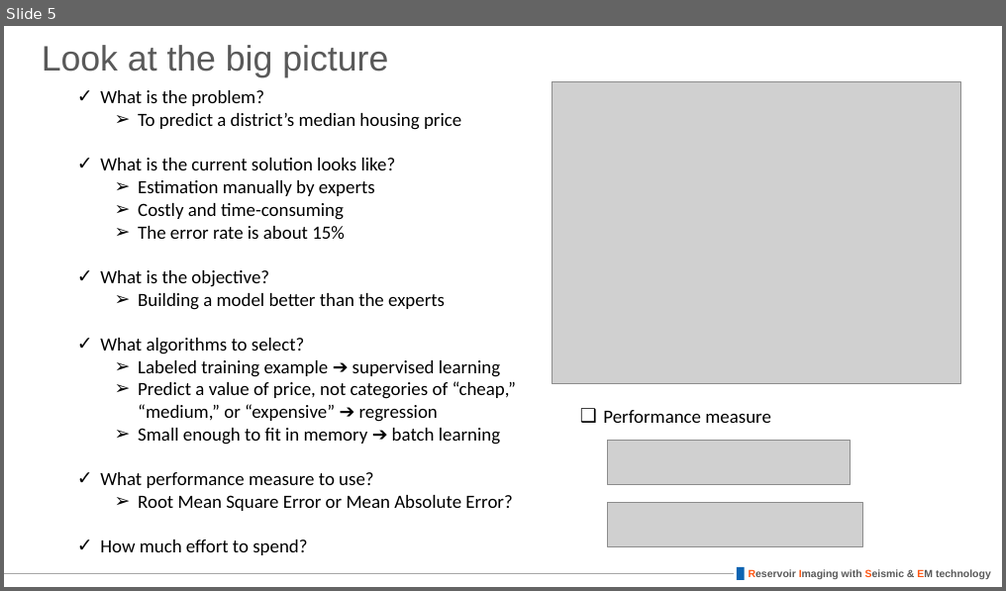
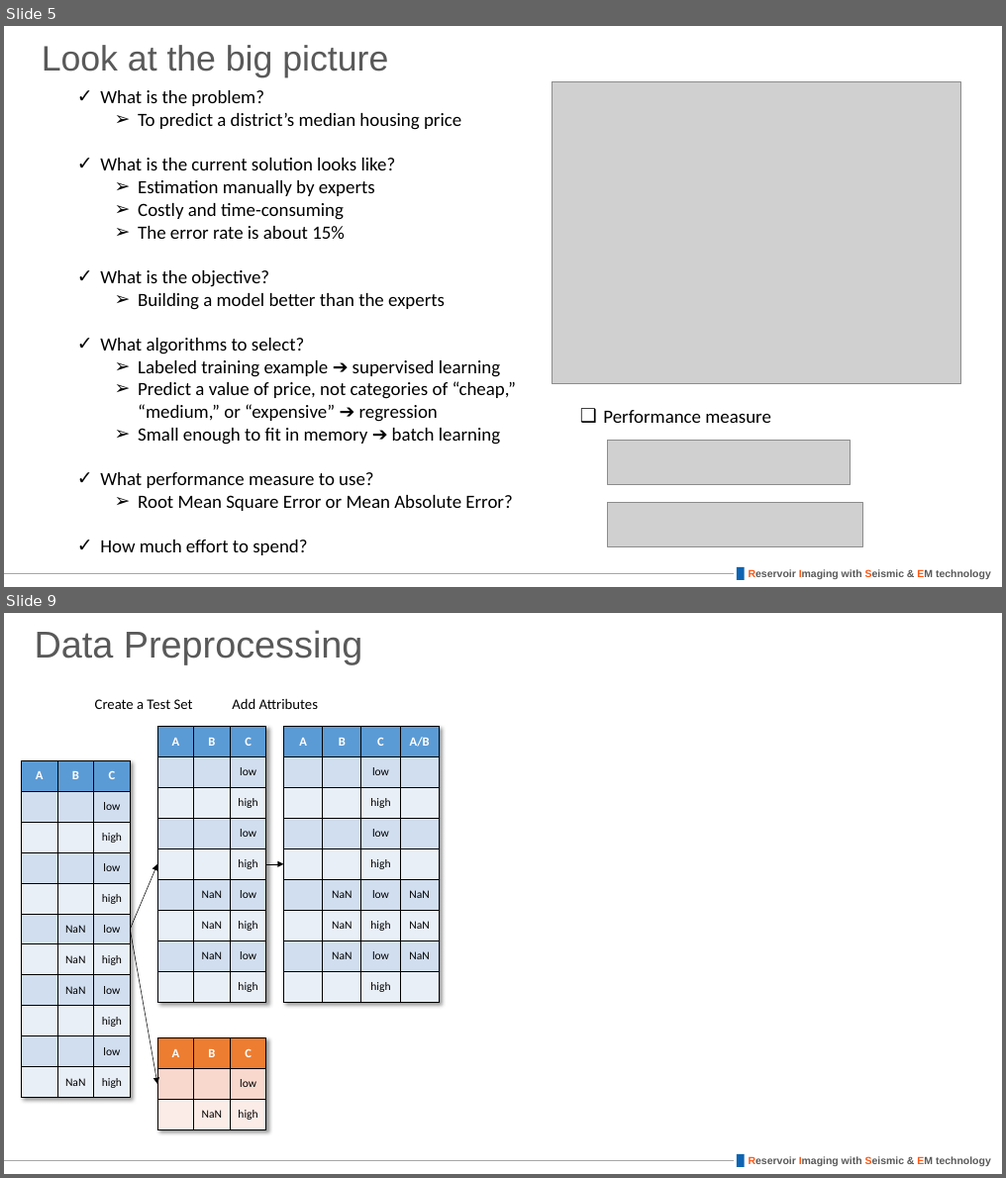
Before and after one commit to duyoon/ml-seminar-spring-2018, a slide deck: 02_end_to_end_machine_learning_project/02_end_to_end_machine_learning_project.pptx. Shown one above the other, each under a label of ours: slide 5 before the commit, slides 5 and 9 after it; the slides between them are not shown. The pictures are 1006x591 and 1006x1178 pixels, drawn with LibreOffice and Linux fonts; fonts in the diff are those of the drawing; grey boxes stand for pictures. Boxes give left, top, right and bottom in pixels: in the first picture for what was removed or moved away, otherwise in the second. Text is boxed around its words. In the diff, an @@ line names an element or a change of style, - is before the commit and + after.

```diff
--- a/02_end_to_end_machine_learning_project/02_end_to_end_machine_learning_project.pptx
+++ b/02_end_to_end_machine_learning_project/02_end_to_end_machine_learning_project.pptx
@@ slide 9 added at [4,613,1002,1174], background #FFFFFF; not listed: 3 template elements that a slide beside it also shows @@
@@ title added at [35,630,363,665], 36 pt, text #595959 @@
+Data Preprocessing
@@ text added at [95,699,193,709], 14 pt, text #000000 @@
+Create a Test Set
@@ text added at [232,698,318,709], 14 pt, text #000000 @@
+Add Attributes
@@ table added at [157,726,265,1002], 9 rows, 3 columns @@
+A | B | C
+ |  | low
+ |  | high
+ |  | low
+ |  | high
+ | NaN | low
+ | NaN | high
+ | NaN | low
+ |  | high
@@ table added at [284,726,440,1002], 9 rows, 4 columns @@
+A | B | C | A/B
+ |  | low | 
+ |  | high | 
+ |  | low | 
+ |  | high | 
+ | NaN | low | NaN
+ | NaN | high | NaN
+ | NaN | low | NaN
+ |  | high | 
@@ table added at [21,761,129,1097], 11 rows, 3 columns @@
+A | B | C
+ |  | low
+ |  | high
+ |  | low
+ |  | high
+ | NaN | low
+ | NaN | high
+ | NaN | low
+ |  | high
+ |  | low
+ | NaN | high
@@ arrow added from (130, 930) to (157, 864), #000000 0.5 pt @@
@@ arrow added from (266, 864) to (284, 864), #000000 0.5 pt @@
@@ arrow added from (130, 930) to (157, 1084), #000000 0.5 pt @@
@@ table added at [157,1039,265,1131], 3 rows, 3 columns @@
+A | B | C
+ |  | low
+ | NaN | high
```
Also in this commit, not shown: 3 slides changed, 7 other slides added.
